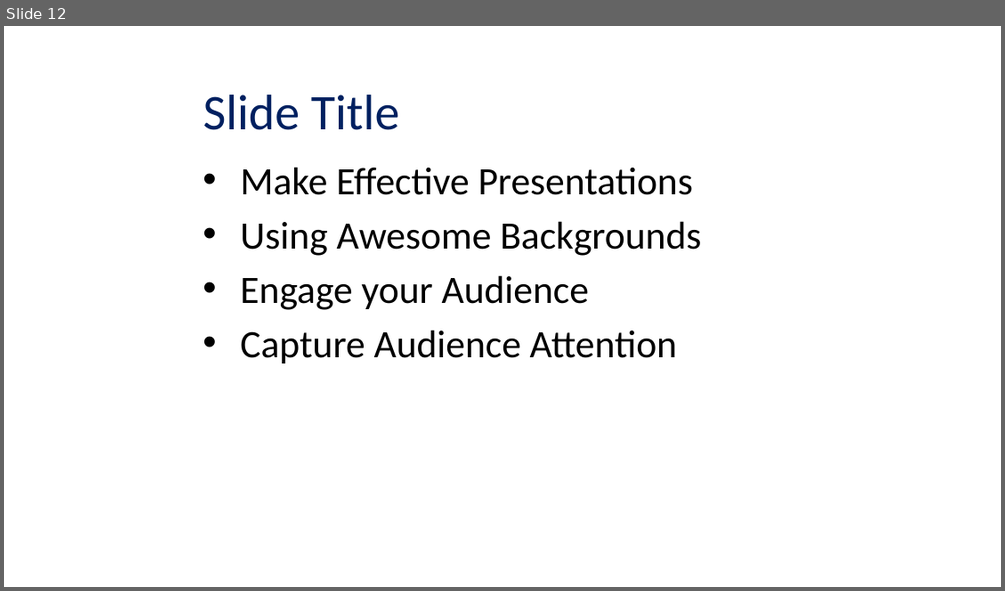
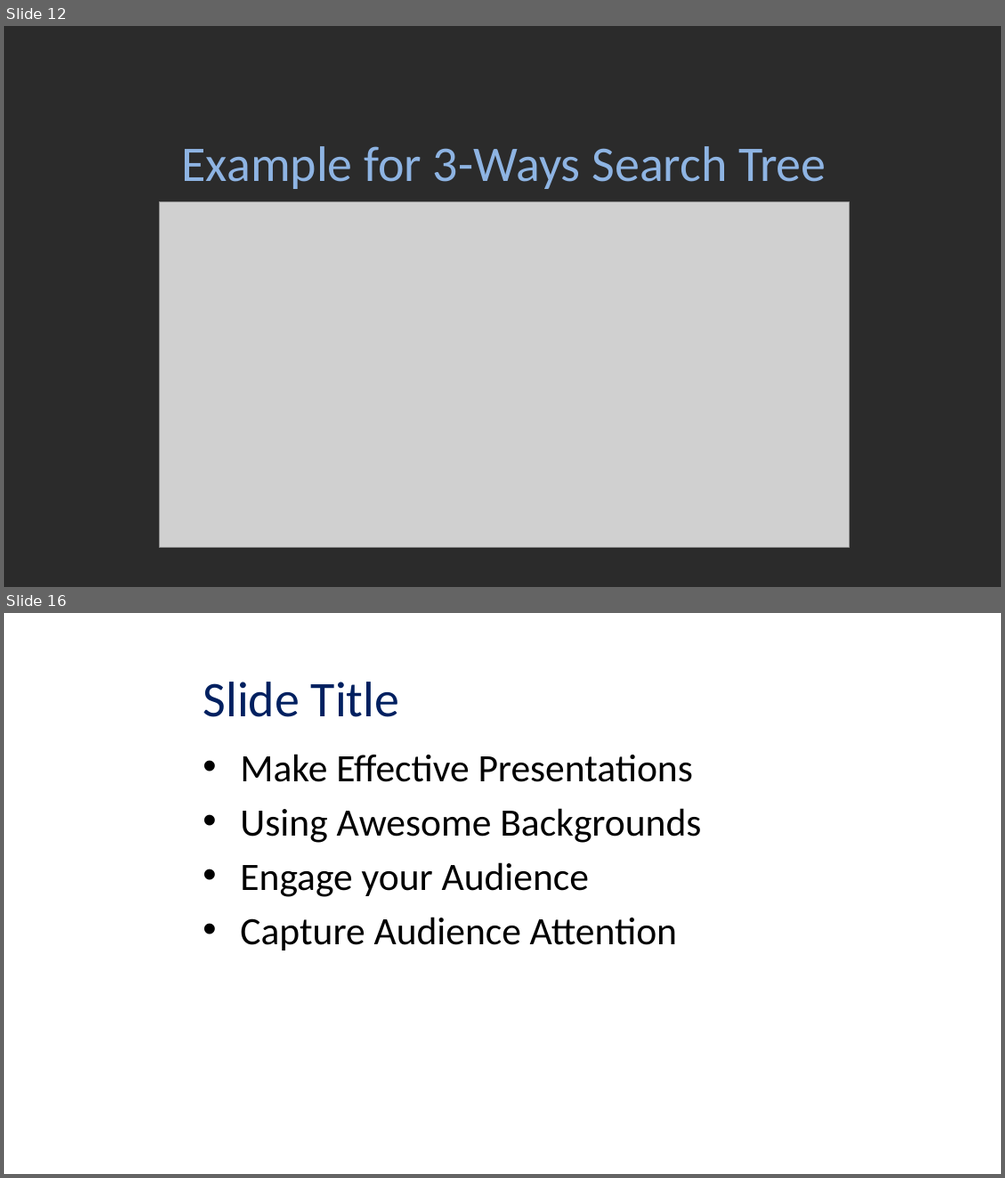
Before and after one commit to viettungvuong/Seminar, a slide deck: Seminar.pptx. Shown one above the other, each under a label of ours: slide 12 before the commit, slides 12 and 16 after it; the slides between them are not shown. The pictures are 1005x591 and 1005x1178 pixels, drawn with LibreOffice and Linux fonts; fonts in the diff are those of the drawing; grey boxes stand for pictures; background and template pictures are left out; a plain dark background stands for a picture behind light text. Boxes give left, top, right and bottom in pixels: in the first picture for what was removed or moved away, otherwise in the second. Text is boxed around its words. In the diff, an @@ line names an element or a change of style, - is before the commit and + after.

```diff
--- a/Seminar.pptx
+++ b/Seminar.pptx
@@ slide 12 added at (x1=4, y1=26, x2=1001, y2=587), background picture (left out) @@
@@ title added at (x1=182, y1=146, x2=825, y2=189), 36 pt, text #8EB4E3 @@
+Example for 3-Ways Search Tree
@@ picture added at (x1=160, y1=202, x2=850, y2=548) @@
@@ what was slide 12 is now slide 16 @@
```
Also in this commit, not shown: 3 other slides added.
